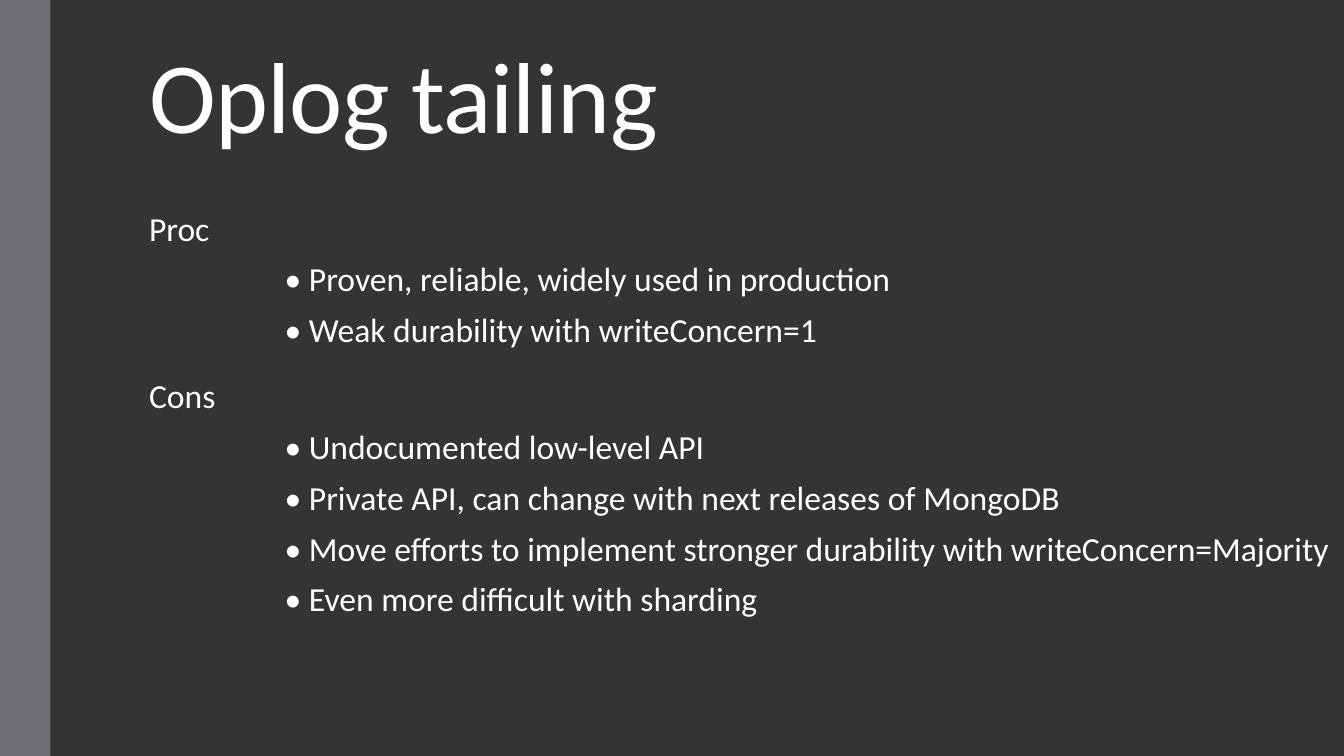
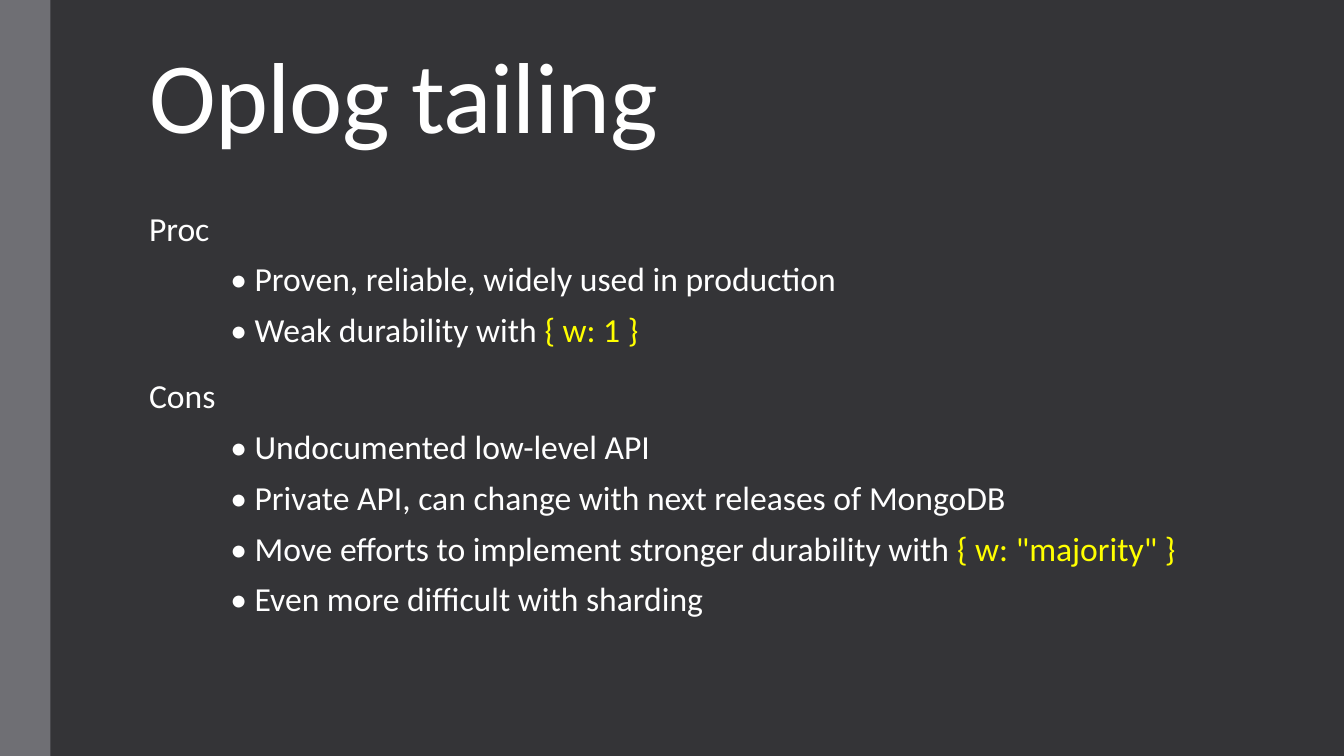
Before and after one commit to andrii-litvinov/event-driven-mongodb, a slide deck: slide 11 of t18-event-mongodb.pptx. Drawn at 1344x756 pixels with LibreOffice and Linux fonts; fonts in the diff are those of the drawing. Boxes give left, top, right and bottom in pixels: in the first picture for what was removed or moved away, otherwise in the second. Text is boxed around its words. In the diff, an @@ line names an element or a change of style, - is before the commit and + after.

```diff
--- a/t18-event-mongodb.pptx
+++ b/t18-event-mongodb.pptx
@@ text at (255, 318, 620, 348): text changed @@
-• Weak durability with writeConcern=1
+• Weak durability with { w: 1 }
@@ text at (255, 537, 1157, 567): text changed @@
-• Move efforts to implement stronger durability with writeConcern=Majority
+• Move efforts to implement stronger durability with { w: "majority" }
@@ 4 texts: place and size @@
-4 texts at (309, 267, 1059, 617)
+4 texts at (255, 267, 1005, 617)
```
Also in this commit, not shown: 1 other slide changed, 3 slides added, 1 other file.
